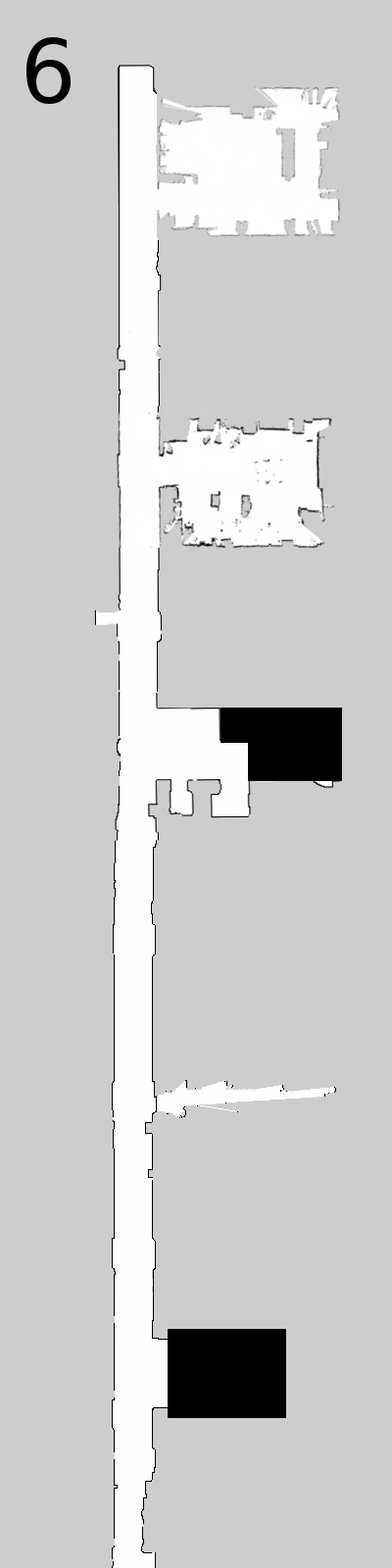
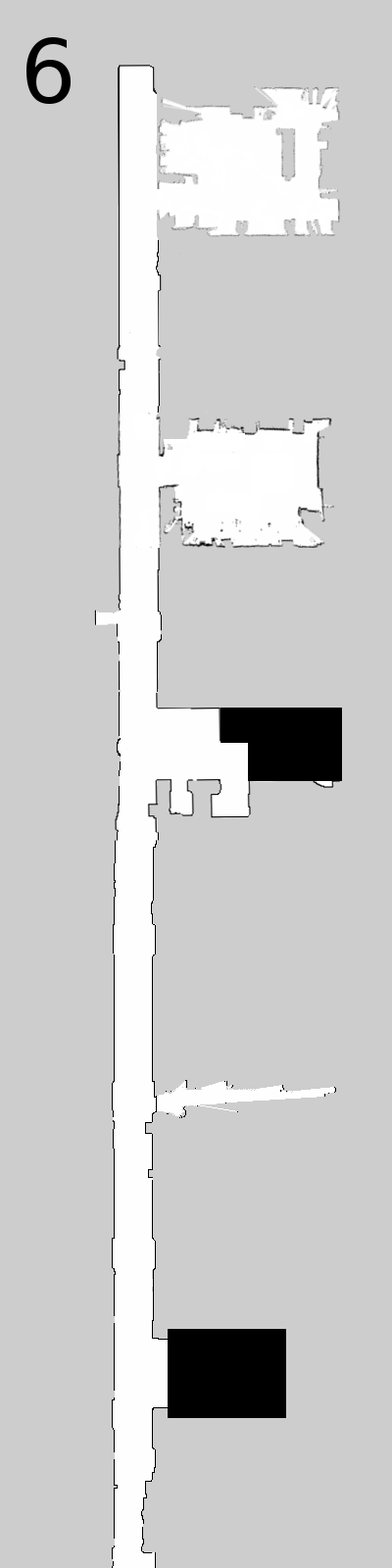
Layers edited between the first and the second w=392, h=1568 image:
painted on "eng8-6f-0.05.pgm" over [163, 433, 314, 520]
